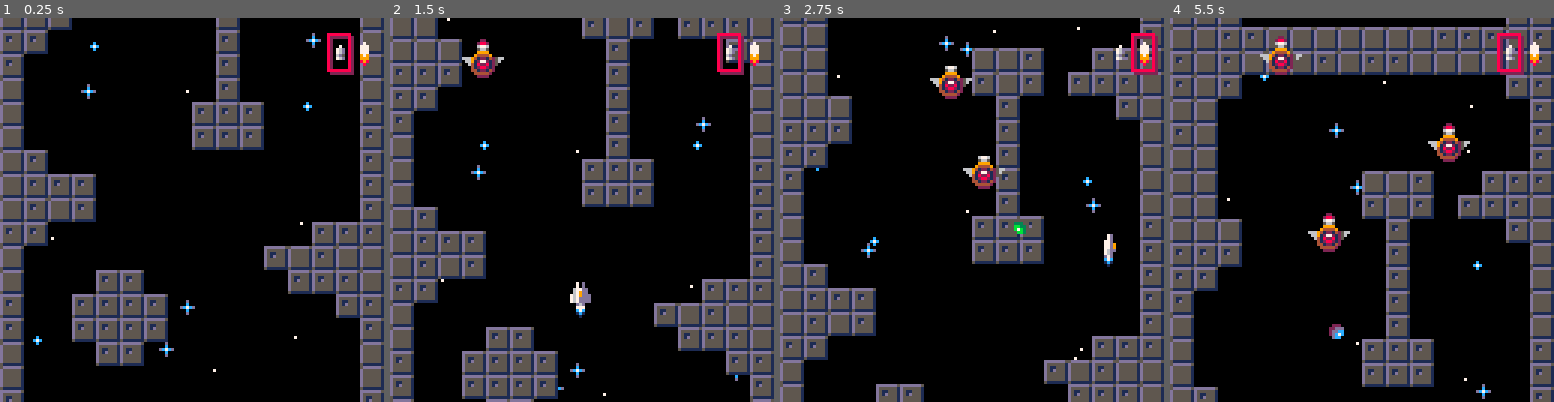
Above: before the commit, frames 1-4 (left to right).
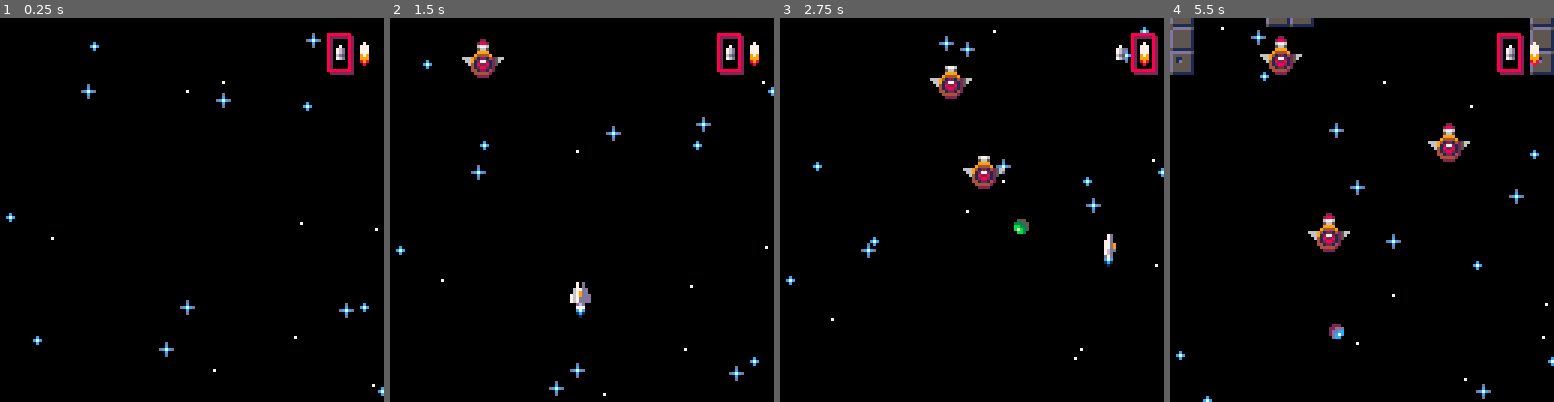
Above: after the commit, the same moments.

Repository: sroccaserra/shmup
Game: PICO-8 cartridge carts/shmup.p8
The game is run twice, just before and just after one commit, with the same random seed, the same clock (stepped at 60 frames per second) and the same inputs.
Inputs:
- Up to frame 1 (0.25 s): no input
- Up to frame 2 (1.5 s): tap X (X key) at 0.33, 1.07 s; tap O (Z key) at 0.7 s
- Up to frame 3 (2.75 s): hold Right 1.6-2.1 s; tap O (Z key) at 1.7, 2.1, 2.5 s; tap X (X key) at 1.85 s; hold Up 2.15-2.42 s; hold Right from 2.47 s (still down)
- Up to frame 4 (5.5 s): tap O (Z key) every 0.4 s from 2.9 to 5.3 s; tap X (X key) at 2.97, 4.08, 5.2 s; release Right at 3.03 s; hold Left 3.08-3.58 s; hold Down 3.63-3.97 s; hold Right 4.02-4.68 s; hold Up 4.73-5.03 s; hold Left from 5.08 s (still down)

The runs differ from the first frame. In frame 1, 29% of the frame differs, in the area x 0-100%, y 0-100%; in frame 2, 32%; in frame 3, 31%; in frame 4, 36%.

Commit message:
Start scrolling in space

Diff:
--- a/carts/main.lua
+++ b/carts/main.lua
@@ -36,7 +36,7 @@
   starting_frames = 0,
 }
 
-camera_y = 128
+camera_y = 320
 
 ---
 -- main
--- a/carts/shmup.p8
+++ b/carts/shmup.p8
@@ -181,20 +181,20 @@
 1f1f0000000000001f1f0f00000f0f0f00000000000000000000000000000000000000000000000000000000000000000000000000000000000000000000000000000000000000000000000000000000000000000000000000000000000000000000000000000000000000000000000000000000000000000000000000000000
 1f1f1900000000000f1f0f000f0f0f1f00000000000000000000000000000000000000000000000000000000000000000000000000000000000000000000000000000000000000000000000000000000000000000000000000000000000000000000000000000000000000000000000000000000000000000000000000000000
 1f1f1f0000000000000f000000000f1f00000000000000000000000000000000000000000000000000000000000000000000000000000000000000000000000000000000000000000000000000000000000000000000000000000000000000000000000000000000000000000000000000000000000000000000000000000000
-0f0f0f0000000000000f00000000001f00000000000000000000000000000000000000000000000000000000000000000000000000000000000000000000000000000000000000000000000000000000000000000000000000000000000000000000000000000000000000000000000000000000000000000000000000000000
-0f0f000000000000000f00000000001f00000000000000000000000000000000000000000000000000000000000000000000000000000000000000000000000000000000000000000000000000000000000000000000000000000000000000000000000000000000000000000000000000000000000000000000000000000000
-0f00000000000000000f00000000001f00000000000000000000000000000000000000000000000000000000000000000000000000000000000000000000000000000000000000000000000000000000000000000000000000000000000000000000000000000000000000000000000000000000000000000000000000000000
+0f0f0f0000000000001f00000000001f00000000000000000000000000000000000000000000000000000000000000000000000000000000000000000000000000000000000000000000000000000000000000000000000000000000000000000000000000000000000000000000000000000000000000000000000000000000
+0f0f000000000000001f00000000001f00000000000000000000000000000000000000000000000000000000000000000000000000000000000000000000000000000000000000000000000000000000000000000000000000000000000000000000000000000000000000000000000000000000000000000000000000000000
+0f00000000000000001f00000000001f00000000000000000000000000000000000000000000000000000000000000000000000000000000000000000000000000000000000000000000000000000000000000000000000000000000000000000000000000000000000000000000000000000000000000000000000000000000
 1f00000000000000000f00000000001f00000000000000000000000000000000000000000000000000000000000000000000000000000000000000000000000000000000000000000000000000000000000000000000000000000000000000000000000000000000000000000000000000000000000000000000000000000000
-1f000000000000000f0f0f000000000f00000000000000000000000000000000000000000000000000000000000000000000000000000000000000000000000000000000000000000000000000000000000000000000000000000000000000000000000000000000000000000000000000000000000000000000000000000000
+1f000000000000000f1f0f000000000f00000000000000000000000000000000000000000000000000000000000000000000000000000000000000000000000000000000000000000000000000000000000000000000000000000000000000000000000000000000000000000000000000000000000000000000000000000000
 1f000000000000000f0f0f000000000f00000000000000000000000000000000000000000000000000000000000000000000000000000000000000000000000000000000000000000000000000000000000000000000000000000000000000000000000000000000000000000000000000000000000000000000000000000000
 1f0f000000000000000000000000000f00000000000000000000000000000000000000000000000000000000000000000000000000000000000000000000000000000000000000000000000000000000000000000000000000000000000000000000000000000000000000000000000000000000000000000000000000000000
 1f0f0f0f00000000000000000000000f00000000000000000000000000000000000000000000000000000000000000000000000000000000000000000000000000000000000000000000000000000000000000000000000000000000000000000000000000000000000000000000000000000000000000000000000000000000
 1f0f1f0f00000000000000000000000f00000000000000000000000000000000000000000000000000000000000000000000000000000000000000000000000000000000000000000000000000000000000000000000000000000000000000000000000000000000000000000000000000000000000000000000000000000000
 0f0f00000000000000000000000f0f0f00000000000000000000000000000000000000000000000000000000000000000000000000000000000000000000000000000000000000000000000000000000000000000000000000000000000000000000000000000000000000000000000000000000000000000000000000000000
 1f000000000000000000000f1f0f1f1f00000000000000000000000000000000000000000000000000000000000000000000000000000000000000000000000000000000000000000000000000000000000000000000000000000000000000000000000000000000000000000000000000000000000000000000000000000000
-1f0000000f0f0000000000000f0f0f1f00000000000000000000000000000000000000000000000000000000000000000000000000000000000000000000000000000000000000000000000000000000000000000000000000000000000000000000000000000000000000000000000000000000000000000000000000000000
-0f00000f0f0f0f000000000000000f0f00000000000000000000000000000000000000000000000000000000000000000000000000000000000000000000000000000000000000000000000000000000000000000000000000000000000000000000000000000000000000000000000000000000000000000000000000000000
-0f00000f0f0f0f00000000000000000f00000000000000000000000000000000000000000000000000000000000000000000000000000000000000000000000000000000000000000000000000000000000000000000000000000000000000000000000000000000000000000000000000000000000000000000000000000000
+1f0000000f1f0000000000000f0f0f1f00000000000000000000000000000000000000000000000000000000000000000000000000000000000000000000000000000000000000000000000000000000000000000000000000000000000000000000000000000000000000000000000000000000000000000000000000000000
+0f00001f0f1f0f000000000000000f0f00000000000000000000000000000000000000000000000000000000000000000000000000000000000000000000000000000000000000000000000000000000000000000000000000000000000000000000000000000000000000000000000000000000000000000000000000000000
+0f00000f1f1f0f00000000000000000f00000000000000000000000000000000000000000000000000000000000000000000000000000000000000000000000000000000000000000000000000000000000000000000000000000000000000000000000000000000000000000000000000000000000000000000000000000000
 1f0000000f0f0000000000000000001f00000000000000000000000000000000000000000000000000000000000000000000000000000000000000000000000000000000000000000000000000000000000000000000000000000000000000000000000000000000000000000000000000000000000000000000000000000000
 1f00000000000000000000000000001f00000000000000000000000000000000000000000000000000000000000000000000000000000000000000000000000000000000000000000000000000000000000000000000000000000000000000000000000000000000000000000000000000000000000000000000000000000000
 0f00000000000000000000000000000f00000000000000000000000000000000000000000000000000000000000000000000000000000000000000000000000000000000000000000000000000000000000000000000000000000000000000000000000000000000000000000000000000000000000000000000000000000000
